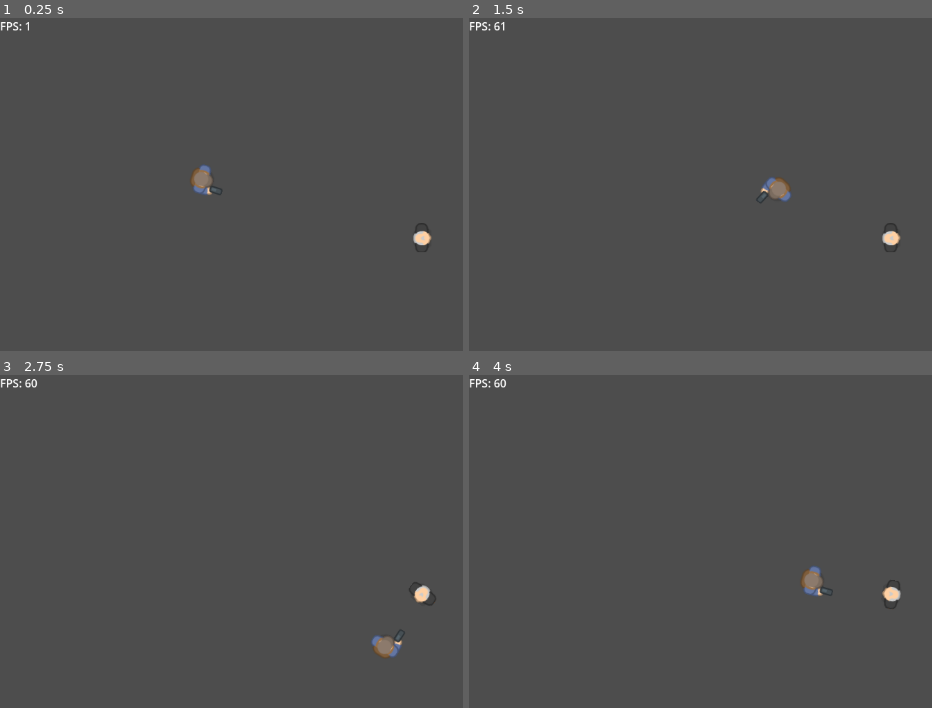
Above: before the commit, frames 1-4 (two rows, left to right).
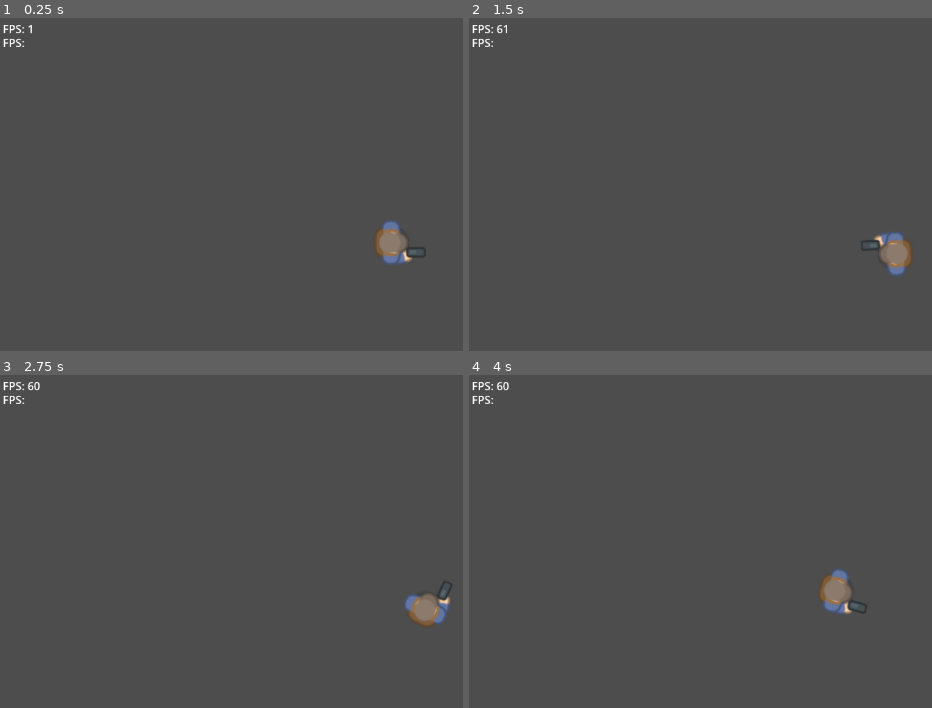
Above: after the commit, the same moments.

Repository: JBStepan/Top-Down-Zombie-Game
Game: Godot game, scene res://main.tscn
Same seed, same stepped clock (60 frames per second), same inputs: the game is played once before the commit and once after it.
Inputs (mouse positions are in pixels of both pictures, inside the frame that each line leads up to):
- Up to frame 1 (0.25 s): no input
- Up to frame 2 (1.5 s): tap Enter at 0.5 s; move the mouse to (outside the picture) at 0.52 s; hold D (right) 0.53-1.28 s; move the mouse to (709, 264) at 1.27 s; hold S (backward) from 1.28 s (still down)
- Up to frame 3 (2.75 s): move the mouse to (outside the picture) at 2.02 s; release S (backward) at 2.03 s; hold D (right) from 2.03 s (still down)
- Up to frame 4 (4 s): move the mouse to (830, 688) at 2.77 s; release D (right) at 2.78 s; hold W (forward) 2.78-3.53 s; move the mouse to (outside the picture) at 3.52 s; hold A (left) from 3.53 s (still down)

The runs differ from the first frame. In frame 1, 1.5% of the frame differs, in the area x 0-94%, y 1-75%; in frame 2, 1.4%; in frame 3, 1.5%; in frame 4, 1.5%, in the area x 0-94%, y 1-73%.

Commit message:
Delete current AI for refactoring

Diff:
--- a/actors/AIBase.gd
+++ /dev/null
@@ -1,37 +0,0 @@
-extends Node2D
-class_name AI
-
-signal state_changed(old_state, new_state)
-
-@export_category("Roots")
-@export_node_path("CharacterBody2D") var actor_path
-@export_node_path("Node2D") var weapon_path
-@export_node_path("Timer") var state_timer_path
-
-@export_group("Combat")
-@export var combat_enabled:  bool = true
-@export var combat_timer: float = 0.7
-@export var in_combat: bool = false
-
-@export_group("State Timer")
-@export var state_timer: float = 1.0
-@export var enable_state_timer: bool = true
-
-@onready var timer: Timer = get_node(state_timer_path)
-@onready var actor: CharacterBody2D = get_node(actor_path)
-
-
-
-# Called when the node enters the scene tree for the first time.
-func _ready():
-	if enable_state_timer == true:
-		timer.wait_time = state_timer
-
-	timer.connect("timeout", _on_state_timer_timeout)
-
-# Called every frame. 'delta' is the elapsed time since the previous frame.
-func _process(delta):
-	pass
-
-func _on_state_timer_timeout():
-	pass
--- a/actors/AIBase.tscn
+++ /dev/null
@@ -1,8 +0,0 @@
-[gd_scene load_steps=2 format=3 uid="uid://cww2j4eht7hft"]
-
-[ext_resource type="Script" path="res://actors/HumanAI.gd" id="1_qdsjt"]
-
-[node name="HumanAI" type="Node2D"]
-script = ExtResource("1_qdsjt")
-
-[node name="StateTimer" type="Timer" parent="."]
--- a/actors/Creatures/GenericZombie.tscn
+++ /dev/null
@@ -1,59 +0,0 @@
-[gd_scene load_steps=6 format=3 uid="uid://d3ojxktpbsedo"]
-
-[ext_resource type="Texture2D" uid="uid://pmtpk0w2dio3" path="res://assets/spritesheet_characters.png" id="1_deooo"]
-
-[sub_resource type="CircleShape2D" id="CircleShape2D_6tsou"]
-radius = 20.8806
-
-[sub_resource type="Animation" id="Animation_pirqt"]
-resource_name = "attack"
-length = 0.2
-step = 0.01
-tracks/0/type = "value"
-tracks/0/imported = false
-tracks/0/enabled = true
-tracks/0/path = NodePath(".:rotation")
-tracks/0/interp = 1
-tracks/0/loop_wrap = true
-tracks/0/keys = {
-"times": PackedFloat32Array(0, 0.07, 0.11, 0.2),
-"transitions": PackedFloat32Array(1, 1, 1, 1),
-"update": 0,
-"values": [0.0, 0.174533, 0.12083, 0.0]
-}
-
-[sub_resource type="Animation" id="Animation_lbujn"]
-length = 0.001
-tracks/0/type = "value"
-tracks/0/imported = false
-tracks/0/enabled = true
-tracks/0/path = NodePath(".:rotation")
-tracks/0/interp = 1
-tracks/0/loop_wrap = true
-tracks/0/keys = {
-"times": PackedFloat32Array(0),
-"transitions": PackedFloat32Array(1),
-"update": 0,
-"values": [0.0]
-}
-
-[sub_resource type="AnimationLibrary" id="AnimationLibrary_7vp50"]
-_data = {
-"RESET": SubResource("Animation_lbujn"),
-"attack": SubResource("Animation_pirqt")
-}
-
-[node name="GenericZombie" type="CharacterBody2D"]
-
-[node name="Sprite2D" type="Sprite2D" parent="."]
-texture = ExtResource("1_deooo")
-region_enabled = true
-region_rect = Rect2(425, -1, 35, 45)
-
-[node name="CollisionShape2D" type="CollisionShape2D" parent="."]
-shape = SubResource("CircleShape2D_6tsou")
-
-[node name="AnimationPlayer" type="AnimationPlayer" parent="."]
-libraries = {
-"": SubResource("AnimationLibrary_7vp50")
-}
--- a/actors/HumanAI.gd
+++ /dev/null
@@ -1,46 +0,0 @@
-extends AI
-class_name HumanAI
-
-enum State {
-	IDLE=0,
-	TALKING,
-	LOOKING
-}
-
-@export_category("Human AI")
-@export var detection_shape: Shape2D
-
-@onready var detection_zone = $DetectionZone
-@onready var collision = $DetectionZone/CollisionShape2D
-
-var target: CharacterBody2D = null
-var current_state: int = 0
-
-# Called when the node enters the scene tree for the first time.
-func _ready():
-	collision.shape = detection_shape
-
-
-# Called every frame. 'delta' is the elapsed time since the previous frame.
-func _process(delta):
-	match current_state:
-		State.IDLE:
-			pass
-		State.LOOKING:
-			actor.look_at(target.global_position)
-		_:
-			print("Error")
-
-func _on_detection_zone_body_entered(body):
-	if body.name != actor.name:
-		target = body
-		print(target.name)
-		set_state(State.LOOKING)
-
-func _on_detection_zone_body_exited(body):
-	actor.look_at(Vector2.LEFT)
-	set_state(State.IDLE)
-
-func set_state(new_state):
-	emit_signal("state_changed", current_state, new_state)
-	current_state = new_state
--- a/actors/HumanNPC/GenericNPC.gd
+++ /dev/null
@@ -1,29 +0,0 @@
-extends CharacterBody2D
-
-@export var current_state: int = 0
-@export var npc_name: String = ""
-
-var id = null
-
-@onready var ai = $HumanAI
-
-# Called when the node enters the scene tree for the first time.
-func _ready():
-	id = generate_id()
-	set_name.call_deferred(id)
-
-# Called every frame. 'delta' is the elapsed time since the previous frame.
-func _process(delta):
-	pass
-
-func get_id():
-	return id
-
-
-func generate_id():
-	var chars = ["1", "2", "3", "4", "5", "6", "7", "8", "9", "0", "x", "y", "z"]
-	var word: String
-	var n_char = len(chars)
-	for i in range(18):
-		word += chars[randi()% n_char]
-	return word
--- a/actors/HumanNPC/GenericNPC.tscn
+++ /dev/null
@@ -1,27 +0,0 @@
-[gd_scene load_steps=6 format=3 uid="uid://byycqo04vtcuw"]
-
-[ext_resource type="Script" path="res://actors/HumanNPC/GenericNPC.gd" id="1_4i1xt"]
-[ext_resource type="Texture2D" uid="uid://pmtpk0w2dio3" path="res://assets/spritesheet_characters.png" id="1_y7hu6"]
-[ext_resource type="PackedScene" uid="uid://dvjjbiwrg3mw4" path="res://actors/HumanNPC/HumanAI.tscn" id="2_p4iyb"]
-
-[sub_resource type="CircleShape2D" id="CircleShape2D_sb87n"]
-radius = 17.8045
-
-[sub_resource type="CircleShape2D" id="CircleShape2D_ughr8"]
-radius = 100.0
-
-[node name="GenericNPC" type="CharacterBody2D"]
-script = ExtResource("1_4i1xt")
-
-[node name="Sprite2D" type="Sprite2D" parent="."]
-texture = ExtResource("1_y7hu6")
-region_enabled = true
-region_rect = Rect2(462, 132, 27, 42)
-
-[node name="CollisionShape2D" type="CollisionShape2D" parent="."]
-shape = SubResource("CircleShape2D_sb87n")
-
-[node name="HumanAI" parent="." instance=ExtResource("2_p4iyb")]
-detection_shape = SubResource("CircleShape2D_ughr8")
-actor_path = NodePath("..")
-combat_enabled = false
--- a/actors/HumanNPC/HumanAI.tscn
+++ /dev/null
@@ -1,19 +0,0 @@
-[gd_scene load_steps=3 format=3 uid="uid://dvjjbiwrg3mw4"]
-
-[ext_resource type="Script" path="res://actors/HumanAI.gd" id="1_vvl5i"]
-
-[sub_resource type="CircleShape2D" id="CircleShape2D_okrnx"]
-
-[node name="HumanAI" type="Node2D"]
-script = ExtResource("1_vvl5i")
-state_timer_path = NodePath("Timer")
-
-[node name="Timer" type="Timer" parent="."]
-
-[node name="DetectionZone" type="Area2D" parent="."]
-
-[node name="CollisionShape2D" type="CollisionShape2D" parent="DetectionZone"]
-shape = SubResource("CircleShape2D_okrnx")
-
-[connection signal="body_entered" from="DetectionZone" to="." method="_on_detection_zone_body_entered"]
-[connection signal="body_exited" from="DetectionZone" to="." method="_on_detection_zone_body_exited"]
--- a/actors/HumanNPC/ZombieAI.gd
+++ /dev/null
@@ -1,43 +0,0 @@
-extends AI
-class_name ZombieAI
-
-enum State {
-	IDLE=0,
-	ATTACKING,
-	WONDERING
-}
-
-
-
-@onready var detection_zone = $DetectionZone
-@onready var collision = $DetectionZone/CollisionShape2D
-
-var target: CharacterBody2D = null
-var current_state: int = 0
-
-# Called when the node enters the scene tree for the first time.
-func _ready():
-	collision.shape = detection_shape
-
-
-# Called every frame. 'delta' is the elapsed time since the previous frame.
-func _process(delta):
-	match current_state:
-		State.IDLE:
-			pass
-		_:
-			print("Error")
-
-func _on_detection_zone_body_entered(body):
-	if body.name != actor.name:
-		target = body
-		print(target.name)
-
-
-func _on_detection_zone_body_exited(body):
-	actor.look_at(Vector2.LEFT)
-	set_state(State.IDLE)
-
-func set_state(new_state):
-	emit_signal("state_changed", current_state, new_state)
-	current_state = new_state
--- a/actors/HumanNPC/ZombieAI.tscn
+++ /dev/null
@@ -1,14 +0,0 @@
-[gd_scene load_steps=2 format=3 uid="uid://cc6d85yqyxyky"]
-
-[ext_resource type="Script" path="res://actors/HumanNPC/ZombieAI.gd" id="1_8hcer"]
-
-[node name="ZombieAI" type="Node2D"]
-script = ExtResource("1_8hcer")
-is_part_of_swarm = null
-swarm_controller = null
-friendly = null
-combat_enabled = null
-combat_timer = null
-in_combat = null
-state_timer = null
-enable_state_timer = null
--- a/actors/Player.tscn
+++ b/actors/Player.tscn
@@ -1,7 +1,8 @@
-[gd_scene load_steps=4 format=3 uid="uid://7eow028g2riu"]
+[gd_scene load_steps=5 format=3 uid="uid://7eow028g2riu"]
 
 [ext_resource type="Script" path="res://actors/Player.gd" id="1_pi5sv"]
 [ext_resource type="Texture2D" uid="uid://pmtpk0w2dio3" path="res://assets/spritesheet_characters.png" id="1_vrwna"]
+[ext_resource type="PackedScene" uid="uid://bn5bltm4mdrae" path="res://ui/DebugUI.tscn" id="2_2efrs"]
 
 [sub_resource type="CircleShape2D" id="CircleShape2D_7vo5k"]
 radius = 24.1868
@@ -16,3 +17,11 @@
 
 [node name="CollisionShape" type="CollisionShape2D" parent="."]
 shape = SubResource("CircleShape2D_7vo5k")
+
+[node name="Camera2D" type="Camera2D" parent="."]
+zoom = Vector2(1.5, 1.5)
+position_smoothing_enabled = true
+position_smoothing_speed = 6.0
+rotation_smoothing_enabled = true
+
+[node name="CanvasLayer" parent="." instance=ExtResource("2_2efrs")]
--- a/main.tscn
+++ b/main.tscn
@@ -1,17 +1,10 @@
-[gd_scene load_steps=5 format=3 uid="uid://de8nuok4c5bou"]
+[gd_scene load_steps=3 format=3 uid="uid://de8nuok4c5bou"]
 
 [ext_resource type="PackedScene" uid="uid://7eow028g2riu" path="res://actors/Player.tscn" id="1_akmmk"]
 [ext_resource type="Script" path="res://main.gd" id="1_cq1sh"]
-[ext_resource type="PackedScene" uid="uid://byycqo04vtcuw" path="res://actors/HumanNPC/GenericNPC.tscn" id="2_147mp"]
-[ext_resource type="PackedScene" uid="uid://bn5bltm4mdrae" path="res://ui/DebugUI.tscn" id="2_jebbf"]
 
 [node name="Main" type="Node2D"]
 script = ExtResource("1_cq1sh")
 
-[node name="DebugUI" parent="." instance=ExtResource("2_jebbf")]
-
 [node name="Player" parent="." instance=ExtResource("1_akmmk")]
-position = Vector2(299, 235)
-
-[node name="GenericNPC" parent="." instance=ExtResource("2_147mp")]
-position = Vector2(609, 317)
+position = Vector2(479, 257)
--- a/ui/DebugUI.tscn
+++ b/ui/DebugUI.tscn
@@ -2,17 +2,31 @@
 
 [ext_resource type="Script" path="res://ui/DebugUI.gd" id="1_pim15"]
 
-[node name="DebugUI" type="Control"]
+[node name="CanvasLayer" type="CanvasLayer"]
+
+[node name="DebugUI" type="Control" parent="."]
 layout_mode = 3
 anchors_preset = 15
 anchor_right = 1.0
 anchor_bottom = 1.0
+offset_left = 4.0
+offset_top = 4.0
+offset_right = -4.0
+offset_bottom = -3.0
 grow_horizontal = 2
 grow_vertical = 2
 script = ExtResource("1_pim15")
 label_path = NodePath("FPS")
 
-[node name="FPS" type="Label" parent="."]
+[node name="FPS" type="Label" parent="DebugUI"]
 layout_mode = 2
-offset_right = 1.0
+offset_right = 44.0
 offset_bottom = 23.0
+text = "FPS: "
+
+[node name="FPS2" type="Label" parent="DebugUI"]
+layout_mode = 2
+offset_top = 20.0
+offset_right = 44.0
+offset_bottom = 46.0
+text = "FPS: "
